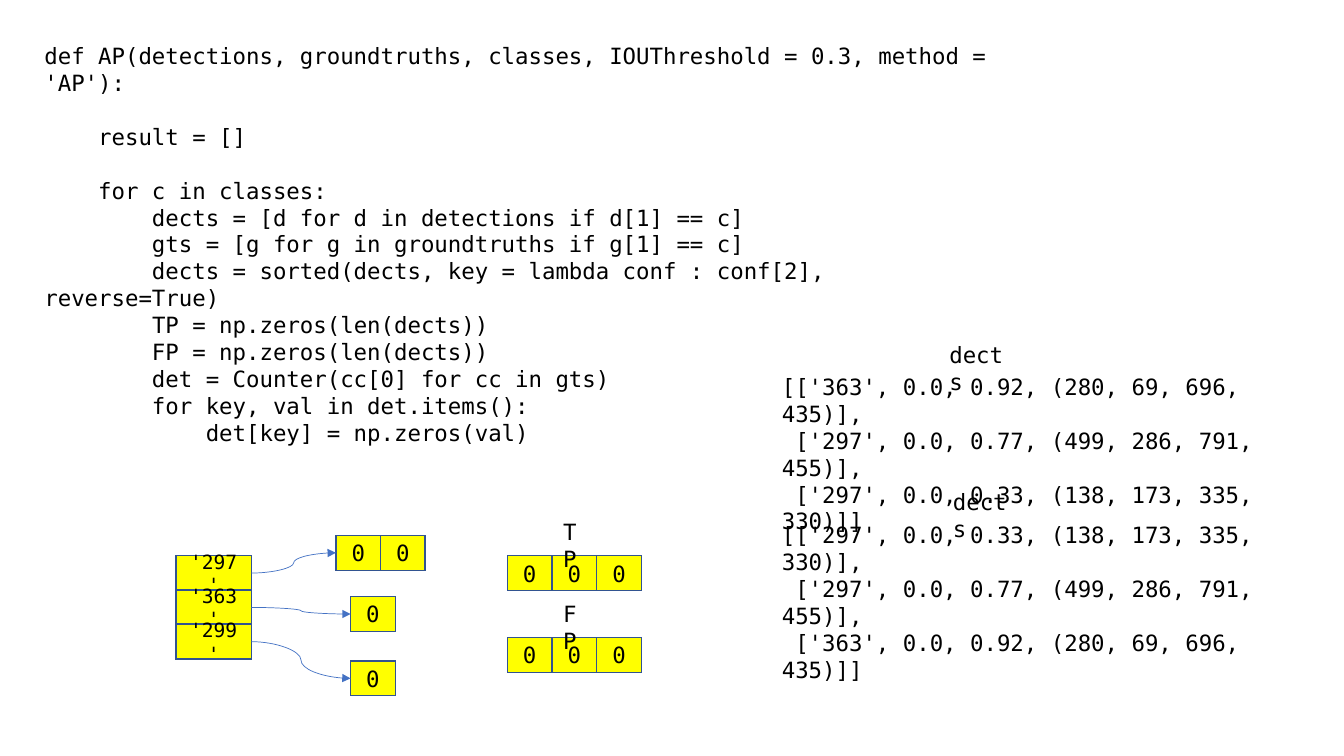
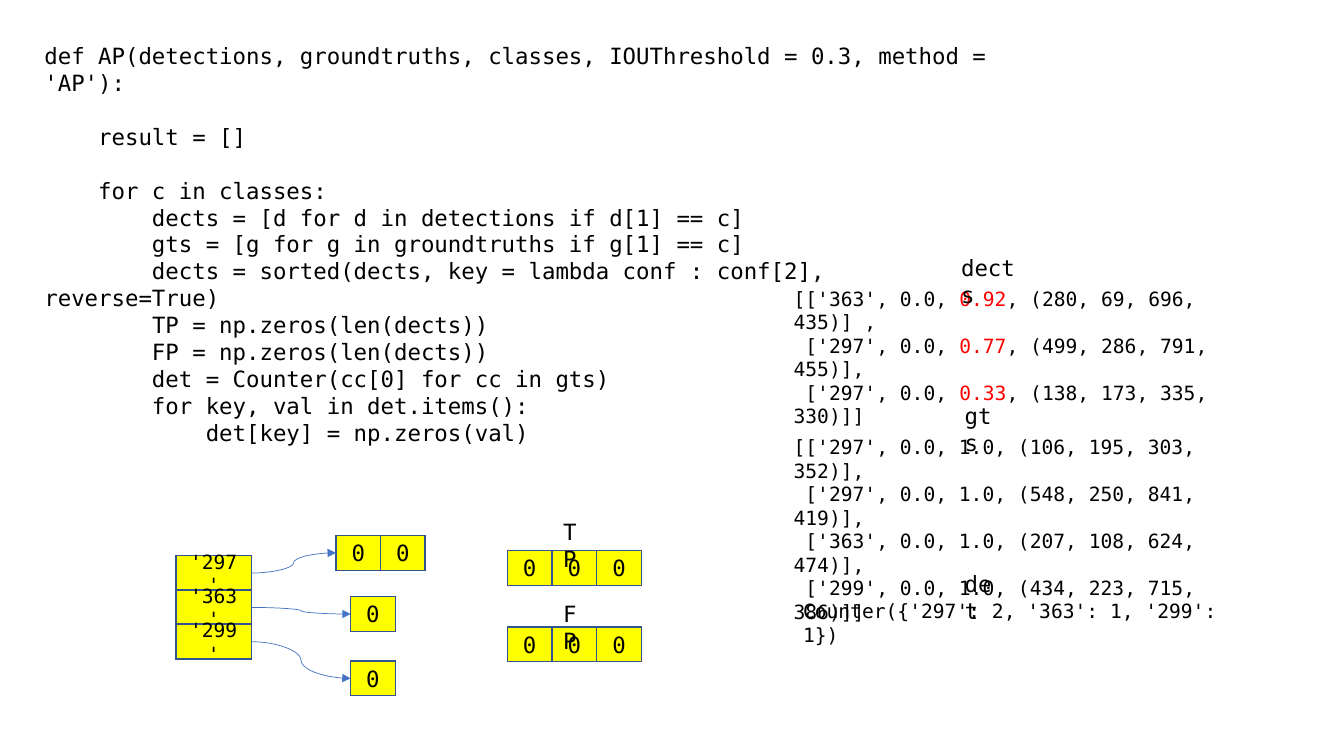
Before and after one commit to imguru-mooc/AI_VISION, a slide deck: slide 8 of 2_day/2일차_판서.pptx. Drawn at 1344x756 pixels with LibreOffice and Linux fonts; fonts in the diff are those of the drawing. Boxes give left, top, right and bottom in pixels: in the first picture for what was removed or moved away, otherwise in the second. Text is boxed around its words. In the diff, an @@ line names an element or a change of style, - is before the commit and + after.

```diff
--- a/2_day/2일차_판서.pptx
+++ b/2_day/2일차_판서.pptx
@@ text "dects": place and size @@
-text "dects" at [940, 336, 1022, 373]
+text "dects" at [952, 250, 1034, 287]
@@ text "[['363', 0.0, 0.92, (280, 69, ...": place and size @@
-text "[['363', 0.0, 0.92, (280, 69, ..." at [782, 377, 1253, 535]
+text "[['363', 0.0, 0.92, (280, 69, ..." at [794, 290, 1207, 426]
@@ text at [794, 290, 1195, 332]: text changed; size 16 to 14 pt @@
-[['363', 0.0, 0.92, (280, 69, 696, 435)],
+[['363', 0.0, 0.92, (280, 69, 696, 435)] ,
@@ text at [794, 338, 1207, 426]: size 16 to 14 pt in "['297', 0.0, 0.77, (499, 286, 791, 455)],", "['297', 0.0, 0.33, (138, 173, 335, 330)]]"; text colour #000000 to #FF0000 in "0.77,", "0.33," @@
@@ text at [794, 439, 1195, 622]: text changed; size 16 to 14 pt @@
-[['297', 0.0, 0.33, (138, 173, 335, 330)],
-['297', 0.0, 0.77, (499, 286, 791, 455)],
-['363', 0.0, 0.92, (280, 69, 696, 435)]]
+[['297', 0.0, 1.0, (106, 195, 303, 352)],
+['297', 0.0, 1.0, (548, 250, 841, 419)],
+['363', 0.0, 1.0, (207, 108, 624, 474)],
+['299', 0.0, 1.0, (434, 223, 715, 386)]]
@@ 3 rectangles: place and size @@
-3 rectangles at [507, 556, 641, 591]
+3 rectangles at [507, 551, 641, 586]
@@ text added at [955, 565, 1012, 602], 16 pt, text #000000 @@
+det
@@ 3 rectangles: place and size @@
-3 rectangles at [507, 637, 641, 673]
+3 rectangles at [507, 627, 641, 662]
@@ text added at [803, 603, 1216, 646], 14 pt, text #000000 @@
+Counter({'297': 2, '363': 1, '299': 1})
```
Also in this commit, not shown: 5 other slides changed.
